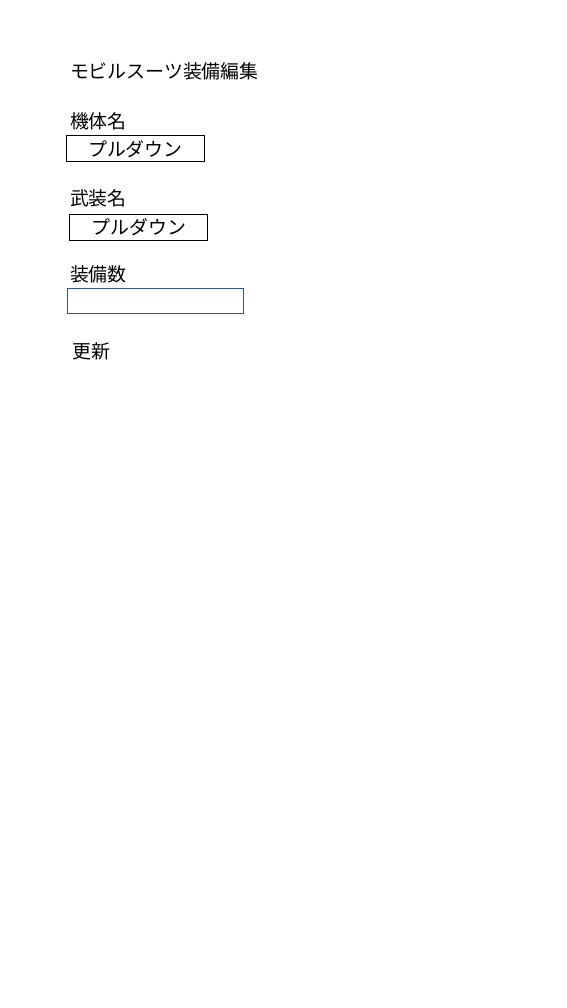
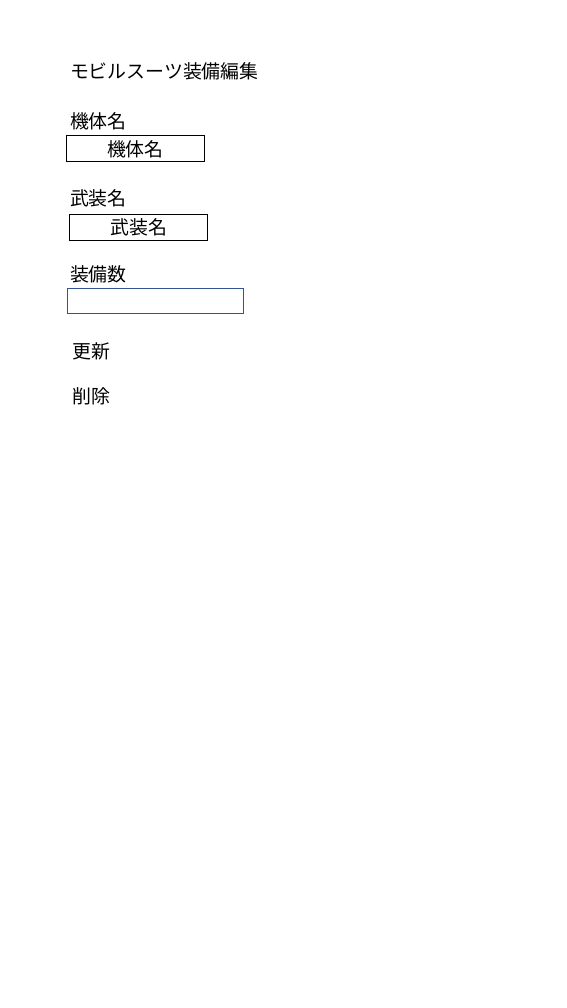
Before and after one commit to kohei-miyadai07/MobileSuitDatabase, a slide deck: slide 1 of MobileSuitDatabase/docs/画面レイアウト/モビルスーツ装備編集画面.pptx. Drawn at 567x1008 pixels with LibreOffice and Linux fonts; fonts in the diff are those of the drawing. Boxes give left, top, right and bottom in pixels: in the first picture for what was removed or moved away, otherwise in the second. Text is boxed around its words. In the diff, an @@ line names an element or a change of style, - is before the commit and + after.

Commit message:
feat: モビルスーツ削除機能実装
refs #001

```diff
--- a/MobileSuitDatabase/docs/画面レイアウト/モビルスーツ装備編集画面.pptx
+++ b/MobileSuitDatabase/docs/画面レイアウト/モビルスーツ装備編集画面.pptx
@@ text in rectangle at box(107, 140, 164, 158): text changed @@
-プルダウン
+機体名
@@ text in rectangle at box(110, 218, 167, 236): text changed @@
-プルダウン
+武装名
@@ text added at box(73, 387, 111, 405), 18 pt, text #000000 @@
+削除
```
Also in this commit, not shown: 6 other files.
